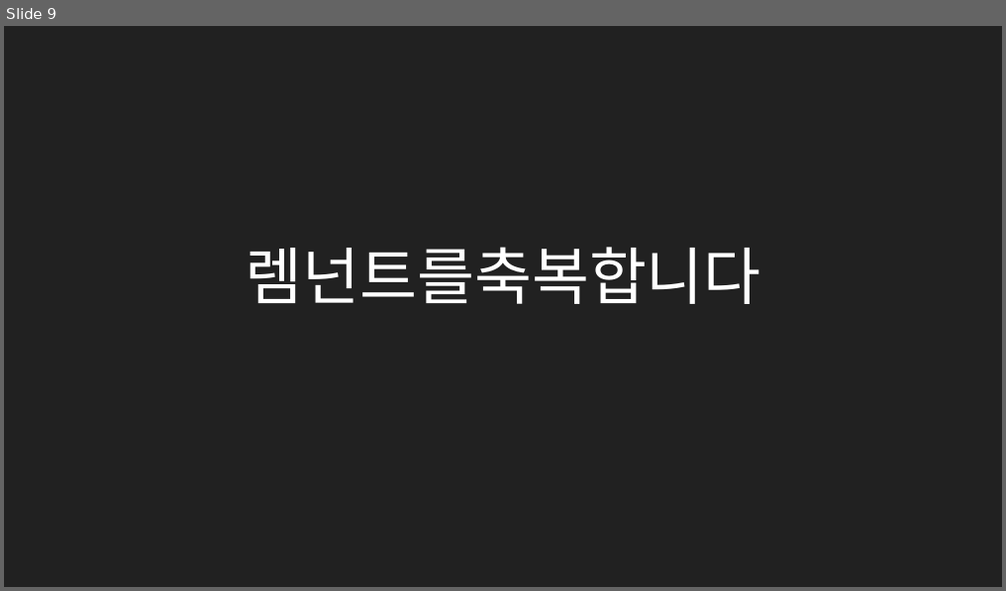
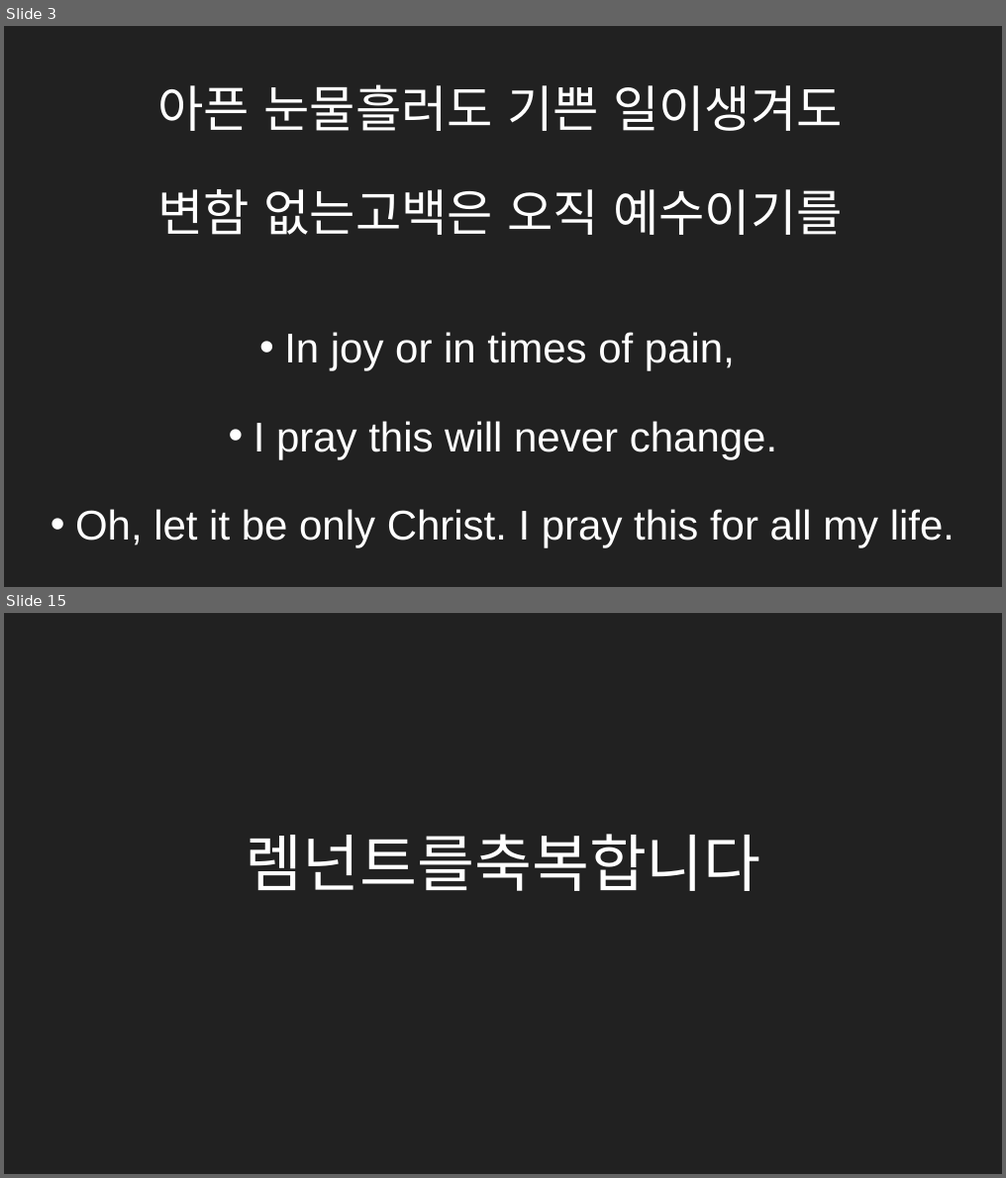
Before and after one commit to MiniMinja/ForSunday, a slide deck: postwor.pptx. Shown one above the other, each under a label of ours: slide 9 before the commit, slides 3 and 15 after it; the slides between them are not shown. The pictures are 1006x591 and 1006x1178 pixels, drawn with LibreOffice and Linux fonts; fonts in the diff are those of the drawing. Boxes give left, top, right and bottom in pixels: in the first picture for what was removed or moved away, otherwise in the second. Text is boxed around its words. In the diff, an @@ line names an element or a change of style, - is before the commit and + after.

```diff
--- a/postwor.pptx
+++ b/postwor.pptx
@@ slide 3 added at (4,26,1002,587), background #212121 @@
@@ text added at (158,84,843,235), 36 pt, text #FFFFFF @@
+아픈 눈물흘러도 기쁜 일이생겨도
+변함 없는고백은 오직 예수이기를
@@ text added at (75,332,954,549), 30 pt, text #FFFFFF @@
+• In joy or in times of pain,
+• I pray this will never change.
+• Oh, let it be only Christ. I pray this for all my life.
@@ what was slide 9 is now slide 15 @@
```
Also in this commit, not shown: 1 slide changed, 22 other slides added, 11 slides removed.
